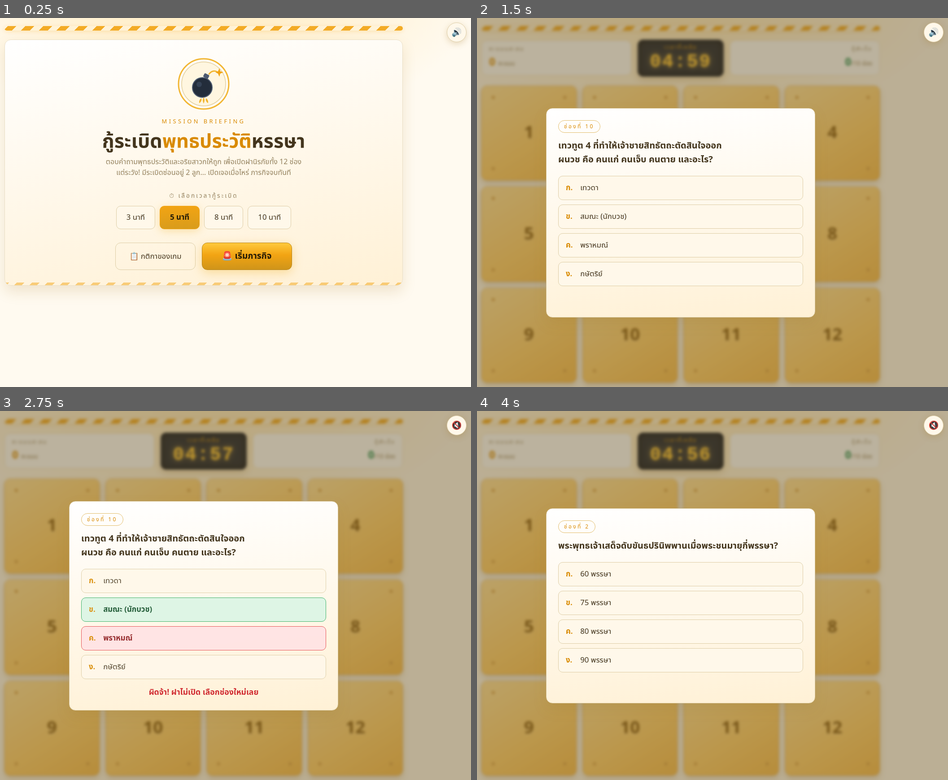
Above: before the commit, frames 1-4 (two rows, left to right).
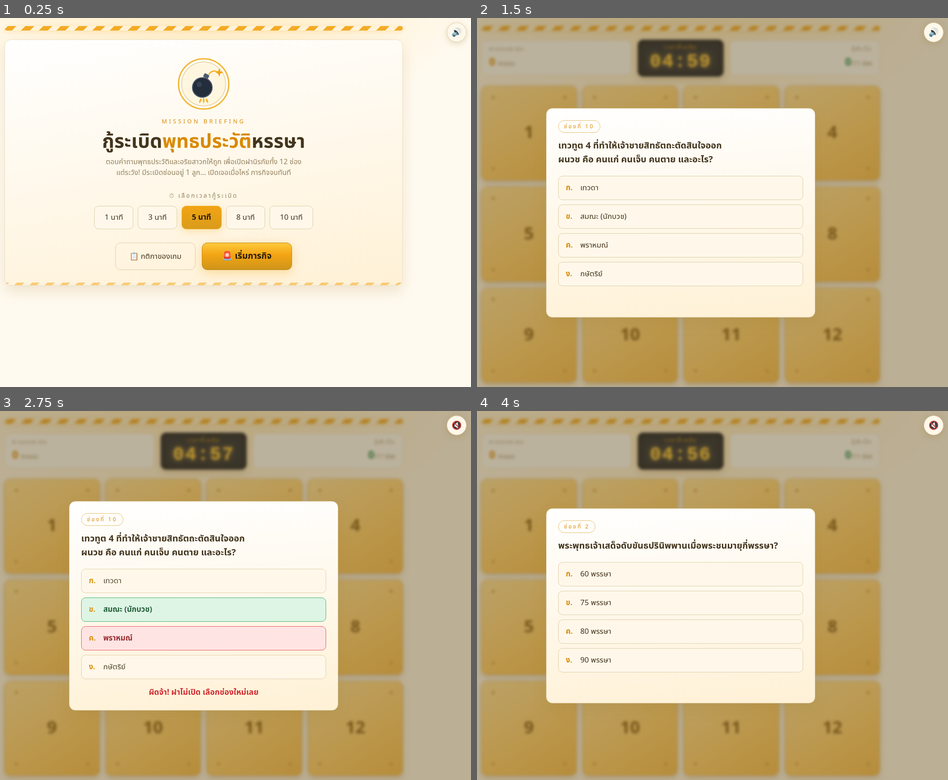
Above: after the commit, the same moments.

Repository: sirawatjan-svg/buddhist-bomb-game
Game: browser game, page index.html
Two runs of this game, one before a commit and one after it. Both use one fixed random seed, a clock stepped at 60 frames per second and the inputs below.
Inputs:
- Up to frame 1 (0.25 s): no input
- Up to frame 2 (1.5 s): click "🚨 เริ่มภารกิจ" at 0.27 s; click "10" at 1.27 s
- Up to frame 3 (2.75 s): click "ค. พราหมณ์" at 1.87 s; click "🔊" at 2.02 s
- Up to frame 4 (4 s): click "2" at 3.67 s

The runs differ from the first frame. In frame 1, 1.0% of the frame differs, in the area x 20-67%, y 41-59%; in frame 2, less than 0.1%; in frame 3, less than 0.1%; in frame 4, less than 0.1%.

Commit message:
1 bomb, add 1-minute option, restore original audio levels

Diff:
--- a/index.html
+++ b/index.html
@@ -343,10 +343,11 @@
     </svg>
     <p class="eyebrow">Mission Briefing</p>
     <h1 class="title">กู้ระเบิด<span class="hl">พุทธประวัติ</span>หรรษา</h1>
-    <p class="subtitle">ตอบคำถามพุทธประวัติและอริยสาวกให้ถูก เพื่อเปิดฝานิรภัยทั้ง 12 ช่อง<br>แต่ระวัง! มีระเบิดซ่อนอยู่ 2 ลูก… เปิดเจอเมื่อไหร่ ภารกิจจบทันที</p>
+    <p class="subtitle">ตอบคำถามพุทธประวัติและอริยสาวกให้ถูก เพื่อเปิดฝานิรภัยทั้ง 12 ช่อง<br>แต่ระวัง! มีระเบิดซ่อนอยู่ 1 ลูก… เปิดเจอเมื่อไหร่ ภารกิจจบทันที</p>
 
     <p class="field-label">⏱ เลือกเวลากู้ระเบิด</p>
     <div class="seg" id="time-seg" role="group" aria-label="เลือกเวลากู้ระเบิด">
+      <button data-min="1">1 นาที</button>
       <button data-min="3">3 นาที</button>
       <button data-min="5" class="on">5 นาที</button>
       <button data-min="8">8 นาที</button>
@@ -372,7 +373,7 @@
       </div>
       <div class="hud-cell" id="hud-progress">
         <div class="hud-label">กู้สำเร็จ</div>
-        <div class="hud-value"><span id="defused">0</span><span class="unit">/10 ช่อง</span></div>
+        <div class="hud-value"><span id="defused">0</span><span class="unit">/11 ช่อง</span></div>
       </div>
     </div>
     <div class="grid" id="grid"></div>
@@ -385,14 +386,14 @@
     <span class="modal-tag">RULES</span>
     <h2 id="rules-title">กติกาของเกม</h2>
     <ol class="rules">
-      <li>มีฝานิรภัยทั้งหมด <b>12 ช่อง</b> — ปลอดภัย 10 ช่อง และมี<b>ระเบิดซ่อนอยู่ 2 ลูก</b> (สุ่มตำแหน่งทุกเกม)</li>
+      <li>มีฝานิรภัยทั้งหมด <b>12 ช่อง</b> — ปลอดภัย 11 ช่อง และมี<b>ระเบิดซ่อนอยู่ 1 ลูก</b> (สุ่มตำแหน่งทุกเกม)</li>
       <li>กดเลือกช่องใดก็ได้ จะมี<b>คำถามพุทธประวัติ</b>ขึ้นมาให้ตอบ</li>
       <li><b>ตอบถูก</b> → ฝาช่องจะเปิดออก… ลุ้นว่าข้างในคืออะไร!
         <br>ถ้าเป็นช่องปลอดภัย (สีเขียว) รับไปเลย <b>+5 คะแนน</b></li>
       <li><b>ตอบผิด</b> → ฝาช่องไม่เปิด เสียโอกาสไปหนึ่งครั้ง เลือกช่องใหม่ได้เลย</li>
       <li>ถ้าเปิดเจอ<b>ระเบิด</b> 💥 เกมจบทันที!</li>
       <li>ถ้า<b>เวลาหมด</b> ระเบิดที่เหลือจะระเบิดเอง เกมจบเช่นกัน</li>
-      <li><b>ชนะ</b> เมื่อกู้ครบทั้ง 10 ช่องปลอดภัย (50 คะแนนเต็ม)
+      <li><b>ชนะ</b> เมื่อกู้ครบทั้ง 11 ช่องปลอดภัย (55 คะแนนเต็ม)
         <br>ถ้าเล่นแข่งกันหลายคน ใครสะสมคะแนนได้มากที่สุดเป็นผู้ชนะ</li>
     </ol>
     <div class="modal-close-row">
@@ -422,7 +423,7 @@
       <div class="cap">คะแนนรวม</div>
     </div>
     <div class="stats">
-      <div class="stat"><div class="k">กู้สำเร็จ</div><div class="v" id="end-defused">0/10 ช่อง</div></div>
+      <div class="stat"><div class="k">กู้สำเร็จ</div><div class="v" id="end-defused">0/11 ช่อง</div></div>
       <div class="stat"><div class="k">เวลาที่ใช้</div><div class="v" id="end-time">0:00</div></div>
     </div>
     <div class="end-actions">
@@ -485,20 +486,17 @@
     const AC = window.AudioContext || window.webkitAudioContext;
     if(!AC) return;
     this.ctx = new AC();
-    const comp = this.ctx.createDynamicsCompressor();
-    comp.threshold.value = -14; comp.knee.value = 20; comp.ratio.value = 6;
-    comp.connect(this.ctx.destination);
     this.master = this.ctx.createGain();
-    this.master.gain.value = this.muted ? 0 : 1.6;
-    this.master.connect(comp);
+    this.master.gain.value = this.muted ? 0 : 0.9;
+    this.master.connect(this.ctx.destination);
     this.musicGain = this.ctx.createGain();
-    this.musicGain.gain.value = 0.45;
+    this.musicGain.gain.value = 0.20;
     this.musicGain.connect(this.master);
   },
   resume(){ this.init(); if(this.ctx && this.ctx.state === 'suspended') this.ctx.resume(); },
   setMuted(m){
     this.muted = m;
-    if(this.master) this.master.gain.value = m ? 0 : 1.6;
+    if(this.master) this.master.gain.value = m ? 0 : 0.9;
   },
 
   tone(freq, dur, type, gain, when, dest, slideTo){
@@ -545,32 +543,32 @@
   },
 
   /* ---- one-shot effects ---- */
-  click(){ this.tone(760, 0.06, 'triangle', 0.35, 0); this.tone(1240, 0.045, 'sine', 0.15, 0.012); },
+  click(){ this.tone(760, 0.06, 'triangle', 0.16); this.tone(1240, 0.045, 'sine', 0.07, 0.012); },
   correct(){
-    [523.25, 659.25, 783.99].forEach((f,i)=> this.tone(f, 0.34, 'triangle', 0.5, i*0.09));
-    this.tone(1567.98, 0.5, 'sine', 0.22, 0.28);
+    [523.25, 659.25, 783.99].forEach((f,i)=> this.tone(f, 0.34, 'triangle', 0.24, i*0.09));
+    this.tone(1567.98, 0.5, 'sine', 0.1, 0.28);
   },
   wrong(){
-    this.tone(146, 0.34, 'square', 0.45);
-    this.tone(103, 0.4, 'square', 0.38, 0.03);
-    this.noiseBurst(0.18, 0.12, 900, 200, 0);
+    this.tone(146, 0.34, 'square', 0.22);
+    this.tone(103, 0.4, 'square', 0.18, 0.03);
+    this.noiseBurst(0.18, 0.05, 900, 200, 0);
   },
   drumroll(dur){
     if(!this.ctx) return;
     let t = 0, iv = 0.13;
     while(t < dur){
-      this.tick(t, 0.22, 1300 + Math.random()*500);
-      this.tick(t + 0.012, 0.09, 700);
+      this.tick(t, 0.1, 1300 + Math.random()*500);
+      this.tick(t + 0.012, 0.04, 700);
       t += iv;
       iv = Math.max(0.038, iv * 0.9);
     }
-    this.tone(90, dur, 'sawtooth', 0.1, 0, this.master, 190);
+    this.tone(90, dur, 'sawtooth', 0.05, 0, this.master, 190);
   },
   relief(){
-    this.noiseBurst(0.55, 0.2, 3200, 350, 0);
-    this.tone(392, 0.5, 'sine', 0.35, 0.18);
-    this.tone(523.25, 0.75, 'sine', 0.4, 0.34);
-    this.tone(659.25, 0.9, 'sine', 0.25, 0.5);
+    this.noiseBurst(0.55, 0.09, 3200, 350, 0);
+    this.tone(392, 0.5, 'sine', 0.18, 0.18);
+    this.tone(523.25, 0.75, 'sine', 0.2, 0.34);
+    this.tone(659.25, 0.9, 'sine', 0.12, 0.5);
   },
   explosion(){
     this.noiseBurst(1.4, 0.95, 7500, 55, 0);
@@ -580,9 +578,9 @@
   },
   fanfare(){
     const seq = [[523.25,0],[659.25,.13],[783.99,.26],[1046.5,.42]];
-    seq.forEach(([f,d])=> this.tone(f, 0.42, 'triangle', 0.45, d));
-    [523.25,659.25,783.99,1046.5].forEach(f=> this.tone(f, 1.15, 'sine', 0.2, 0.62));
-    this.tick(0.62, 0.15, 2400);
+    seq.forEach(([f,d])=> this.tone(f, 0.42, 'triangle', 0.24, d));
+    [523.25,659.25,783.99,1046.5].forEach(f=> this.tone(f, 1.15, 'sine', 0.1, 0.62));
+    this.tick(0.62, 0.08, 2400);
   },
 
   /* ---- tense background loop ---- */
@@ -656,7 +654,7 @@
 };
 
 /* ---------------- Game state ---------------- */
-const TILE_COUNT = 12, BOMB_COUNT = 2, POINTS = 5;
+const TILE_COUNT = 12, BOMB_COUNT = 1, POINTS = 5;
 const SAFE_TOTAL = TILE_COUNT - BOMB_COUNT;
 
 const state = {
